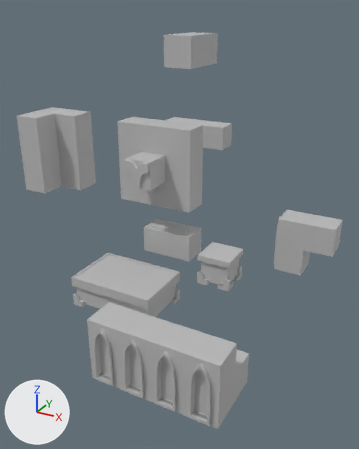
Renders of the FBX model Assets/Game Assets/IMPORTS/Levels/The_teaser/env.fbx from each side of a commit.
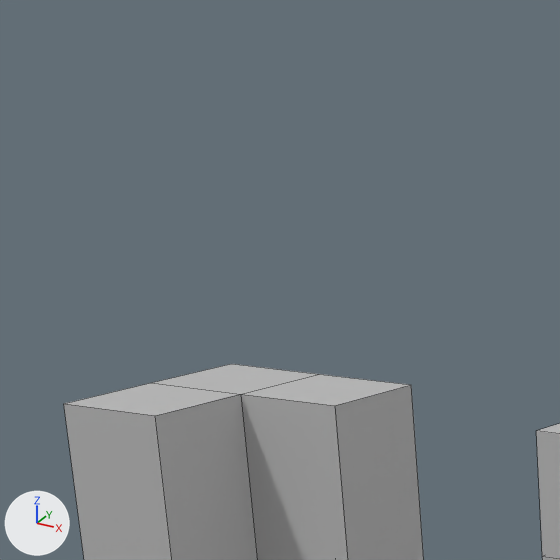
The first picture shows the older version from a 50 mm lens placed at (107.3, -138.1, 88.6), pointed at (28.8, 4.7, 17.2). The close-ups show both versions on the part from 1% to 34% of the width and 7% to 33% of the height of that picture; other places that the commit changed are outside them. Every picture has the same lights, and +X, +Y and +Z are marked at lower left. The close-ups show mesh edges as thin lines. Where no turn or scale is listed for an object, it has been applied to the vertices. Vertices at the same position are counted once.

Objects in the first close-up: 'env'.
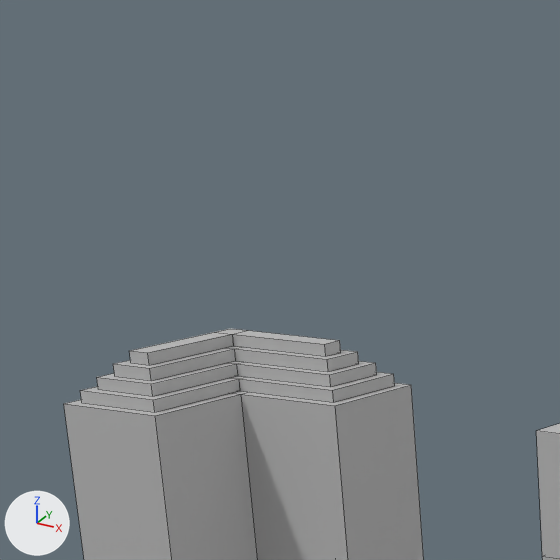
Where the newer file only moved an object's origin or applied its transform, the numbers keep the older frame.

Changed parts and their boxes [x1, y1, x2, y2] in the close-ups (560 x 560 px):
'env', reshaped
    before: [64, 364, 560, 560]
    after: [64, 329, 560, 560]
'deco', reshaped (not visible before)
    after: [80, 346, 395, 412]
part 1 of me_mesh, added
    after: [113, 346, 359, 381]
part 2 of me_mesh, added
    after: [80, 372, 395, 412]
part 3 of me_mesh_001, added
    after: [97, 361, 377, 396]
part 4 of me_mesh_001, added
    after: [130, 329, 341, 365]

Diff of the bpy script that builds the scene:
```diff
--- a/Assets/Game Assets/IMPORTS/Levels/The_teaser/env.fbx.py
+++ b/Assets/Game Assets/IMPORTS/Levels/The_teaser/env.fbx.py
@@ me_mesh @@
 # used by ob_deco; location = (33.5, -11.5, 14.5)
-me_mesh.from_pydata(...)  # 906 vertices, 706 faces; spans x -34.5..34.5, y -39.5..39.5, z -25.5..25.5
+me_mesh.from_pydata(...)  # 970 vertices, 758 faces; spans x -72.5..35.5, y -39.5..40.5, z -25.5..68.5
+# me_mesh part 1: a new loose piece of 16 vertices spanning x -70.5..-56.5, y 14.5..28.5, z 37.5..38.5, in mat_phong1 (grey #bcbcbc)
+# me_mesh part 2: a new loose piece of 16 vertices spanning x -72.5..-54.5, y 12.5..30.5, z 35.5..36.5, in mat_phong1 (grey #bcbcbc)
 me_mesh.materials.append(mat_phong1)
@@ me_mesh_001 @@
 # used by ob_env; location = (20.0, 10.0, 35.0)
-me_mesh_001.from_pydata(...)  # 290 vertices, 232 faces; spans x -60.0..60.0, y -60.0..60.0, z -45.0..45.0
+me_mesh_001.from_pydata(...)  # 354 vertices, 284 faces; spans x -60.0..60.0, y -60.0..60.0, z -45.0..49.0
+# me_mesh_001 part 3: a new loose piece of 16 vertices spanning x -58.0..-42.0, y -8.0..8.0, z 16.0..17.0, in mat_phong1 (grey #bcbcbc)
+# me_mesh_001 part 4: a new loose piece of 16 vertices spanning x -56.0..-44.0, y -6.0..6.0, z 18.0..19.0, in mat_phong1 (grey #bcbcbc)
 me_mesh_001.materials.append(mat_phong2)
```
